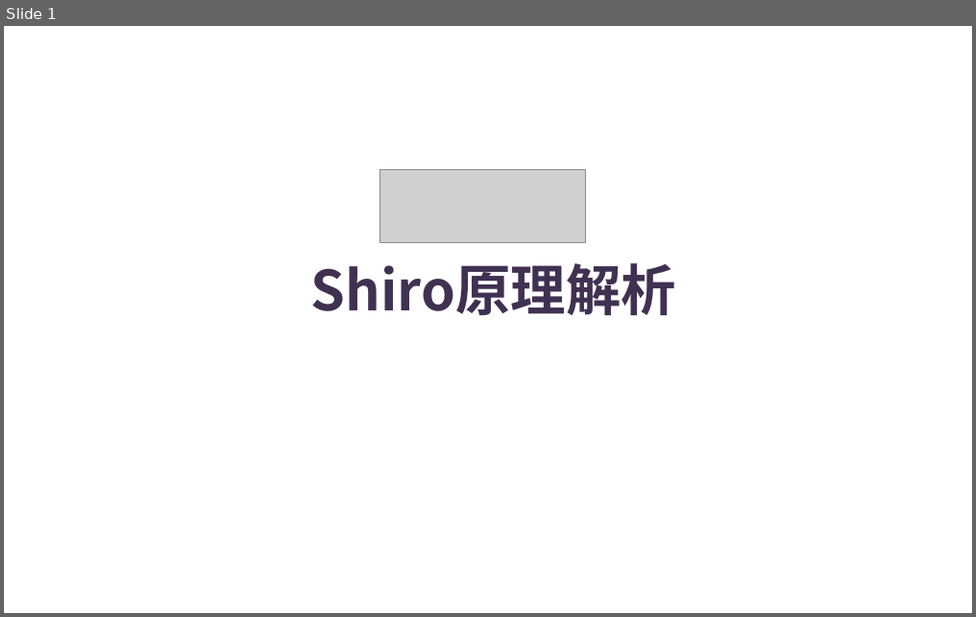
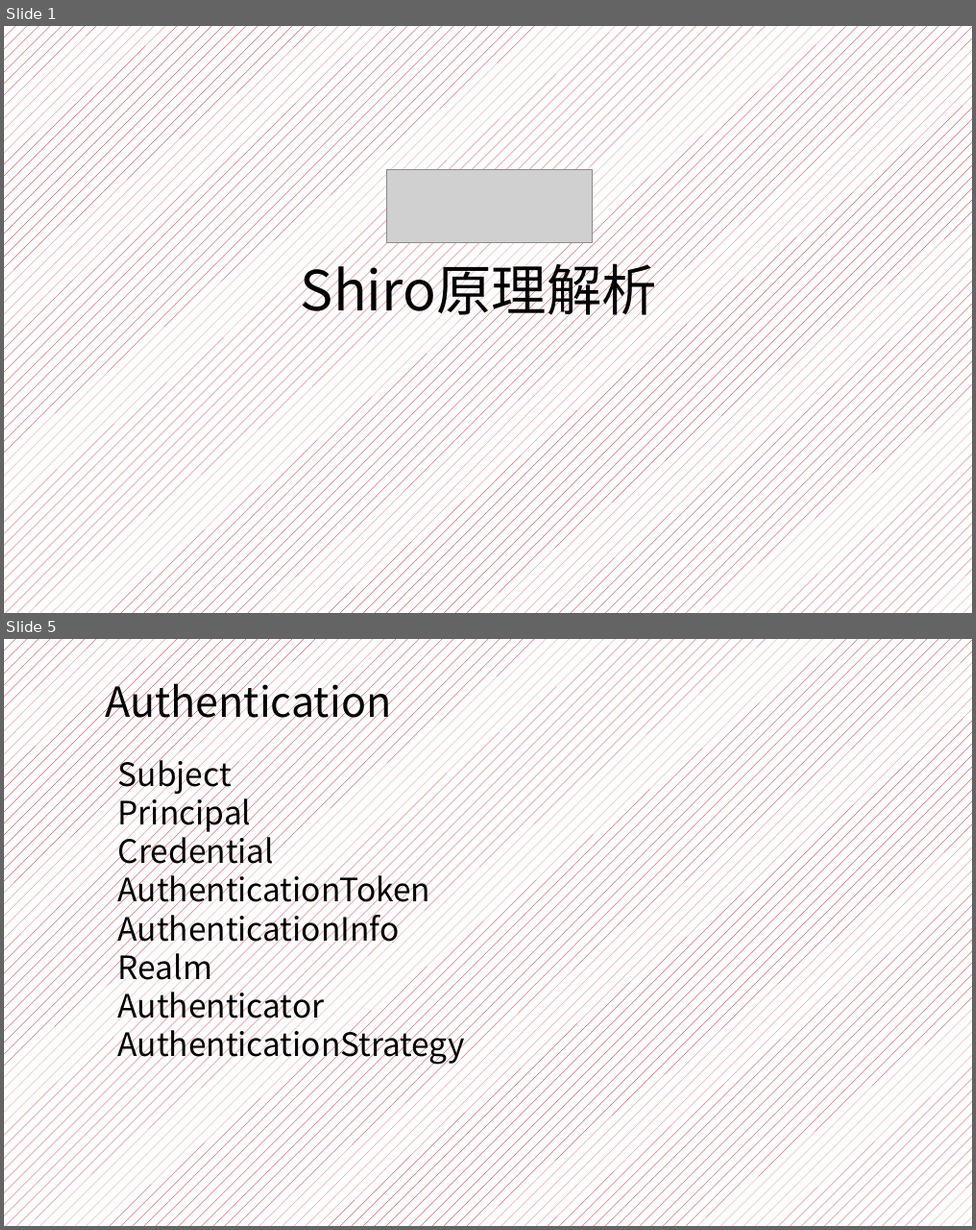
Before and after one commit to yanghaikun/shiro-in-action, a slide deck: shiro原理解析.pptx. Shown one above the other, each under a label of ours: slide 1 before the commit, slides 1 and 5 after it; the slides between them are not shown. The pictures are 976x617 and 976x1230 pixels, drawn with LibreOffice and Linux fonts; fonts in the diff are those of the drawing; grey boxes stand for pictures; background and template pictures are left out. Boxes give left, top, right and bottom in pixels: in the first picture for what was removed or moved away, otherwise in the second. Text is boxed around its words. In the diff, an @@ line names an element or a change of style, - is before the commit and + after.

```diff
--- a/shiro原理解析.pptx
+++ b/shiro原理解析.pptx
@@ slide 5 added at bbox=[4, 639, 972, 1226], background pattern #C00000 on #FFFFFF @@
@@ text added at bbox=[105, 675, 391, 726], 36 pt, text #000000 @@
+Authentication
@@ text added at bbox=[118, 752, 465, 1065], 28 pt, text #000000 @@
+Subject
+Principal
+Credential
+AuthenticationToken
+AuthenticationInfo
+Realm
+Authenticator
+AuthenticationStrategy
@@ slide 1 changed as well @@
@@ background picture (left out) to pattern #C00000 on #FFFFFF @@
@@ picture: place and size @@
-picture at bbox=[379, 169, 586, 243]
+picture at bbox=[386, 169, 592, 243]
@@ text "Shiro原理解析": place and size @@
-text "Shiro原理解析" at bbox=[311, 263, 676, 315]
+text "Shiro原理解析" at bbox=[301, 254, 657, 325]
@@ text "Shiro原理解析" at bbox=[301, 254, 657, 325]: text colour #403152 to #000000, bold off @@
```
Also in this commit, not shown: 4 other slides changed, 13 other slides added, 23 slides removed.
